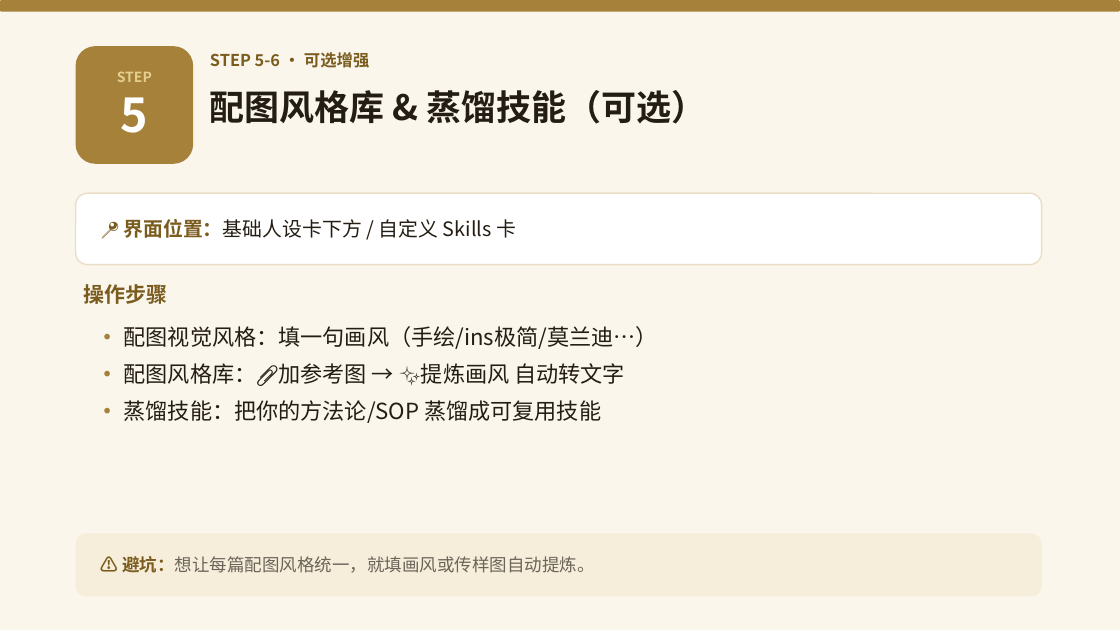
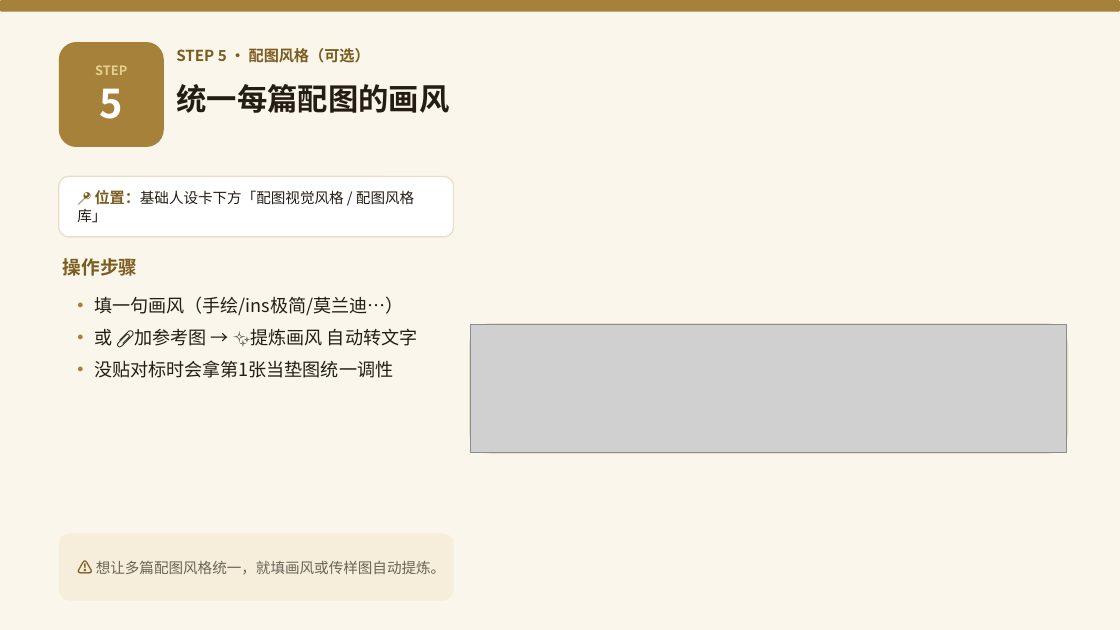
Before and after one commit to yonglin22/xhsneirongshengcheng, a slide deck: slide 9 of 教学-智能体知识库录入.pptx. Drawn at 1120x630 pixels with LibreOffice and Linux fonts; fonts in the diff are those of the drawing; grey boxes stand for pictures. Boxes give left, top, right and bottom in pixels: in the first picture for what was removed or moved away, otherwise in the second. Text is boxed around its words. In the diff, an @@ line names an element or a change of style, - is before the commit and + after.

```diff
--- a/教学-智能体知识库录入.pptx
+++ b/教学-智能体知识库录入.pptx
@@ text "STEP": place and size @@
-text "STEP" at (117,71,152,133)
+text "STEP" at (95,65,127,119)
@@ text "STEP" at (95,65,127,119): size 12 to 11 pt in "STEP"; size 40 to 34 pt in "5" @@
@@ rounded rectangle: place and size @@
-rounded rectangle at (76,46,193,164)
+rounded rectangle at (59,42,164,147)
@@ text at (176,48,370,63): text changed; size 14 to 13 pt @@
-STEP 5-6 · 可选增强
+STEP 5 · 配图风格（可选）
@@ text at (176,84,449,113): text changed; size 30 to 26 pt @@
-配图风格库 & 蒸馏技能（可选）
+统一每篇配图的画风
@@ rounded rectangle: place and size @@
-rounded rectangle at (76,193,1042,265)
+rounded rectangle at (59,176,454,237)
@@ rounded rectangle at (59,176,454,237): outline #EADFC6 1.2 pt to #EADFC6 1.1 pt @@
@@ text at (77,190,414,223): text changed; size 17 to 12.5 pt @@
-📍 界面位置：基础人设卡下方 / 自定义 Skills 卡
+📍 位置：基础人设卡下方「配图视觉风格 / 配图风格库」
@@ text "操作步骤": place and size @@
-text "操作步骤" at (84,284,168,304)
+text "操作步骤" at (63,258,137,276)
@@ text "操作步骤" at (63,258,137,276): size 18 to 16 pt @@
@@ text at (94,296,417,378): text changed; size 19 to 15.5 pt @@
-• 配图视觉风格：填一句画风（手绘/ins极简/莫兰迪…）
-• 配图风格库：📎加参考图 → ✨提炼画风 自动转文字
-• 蒸馏技能：把你的方法论/SOP 蒸馏成可复用技能
+• 填一句画风（手绘/ins极简/莫兰迪…）
+• 或 📎加参考图 → ✨提炼画风 自动转文字
+• 没贴对标时会拿第1张当垫图统一调性
@@ rounded rectangle added at (470,323,1068,453), fill #FFFFFF, outline #EADFC6 1.2 pt @@
@@ picture added at (471,324,1067,452) @@
@@ rounded rectangle: place and size @@
-rounded rectangle at (76,534,1042,597)
+rounded rectangle at (59,534,454,601)
@@ text at (96,561,445,574): text changed; size 15 to 12.5 pt @@
-⚠ 避坑：想让每篇配图风格统一，就填画风或传样图自动提炼。
+⚠ 想让多篇配图风格统一，就填画风或传样图自动提炼。
```
Also in this commit, not shown: 10 other slides changed, 1 slide added.
